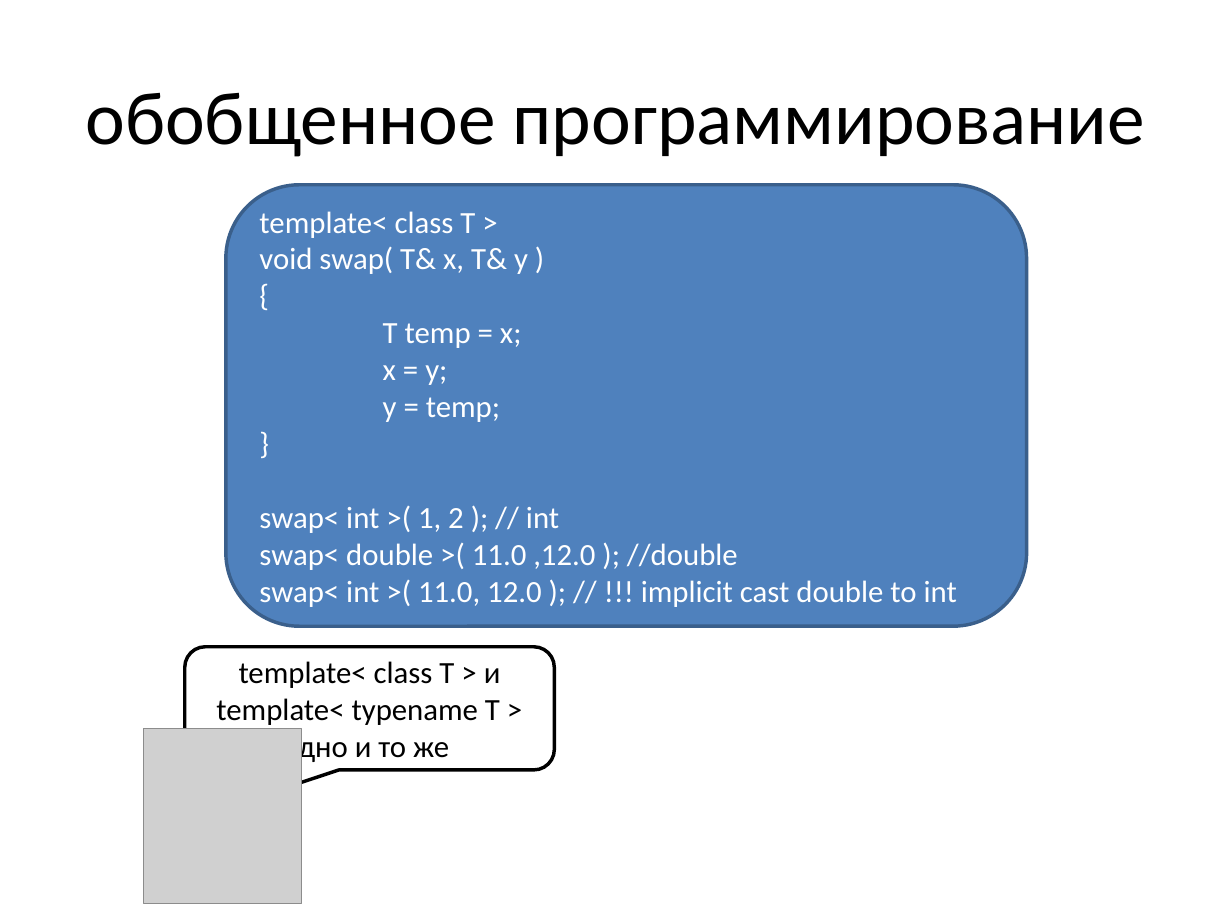
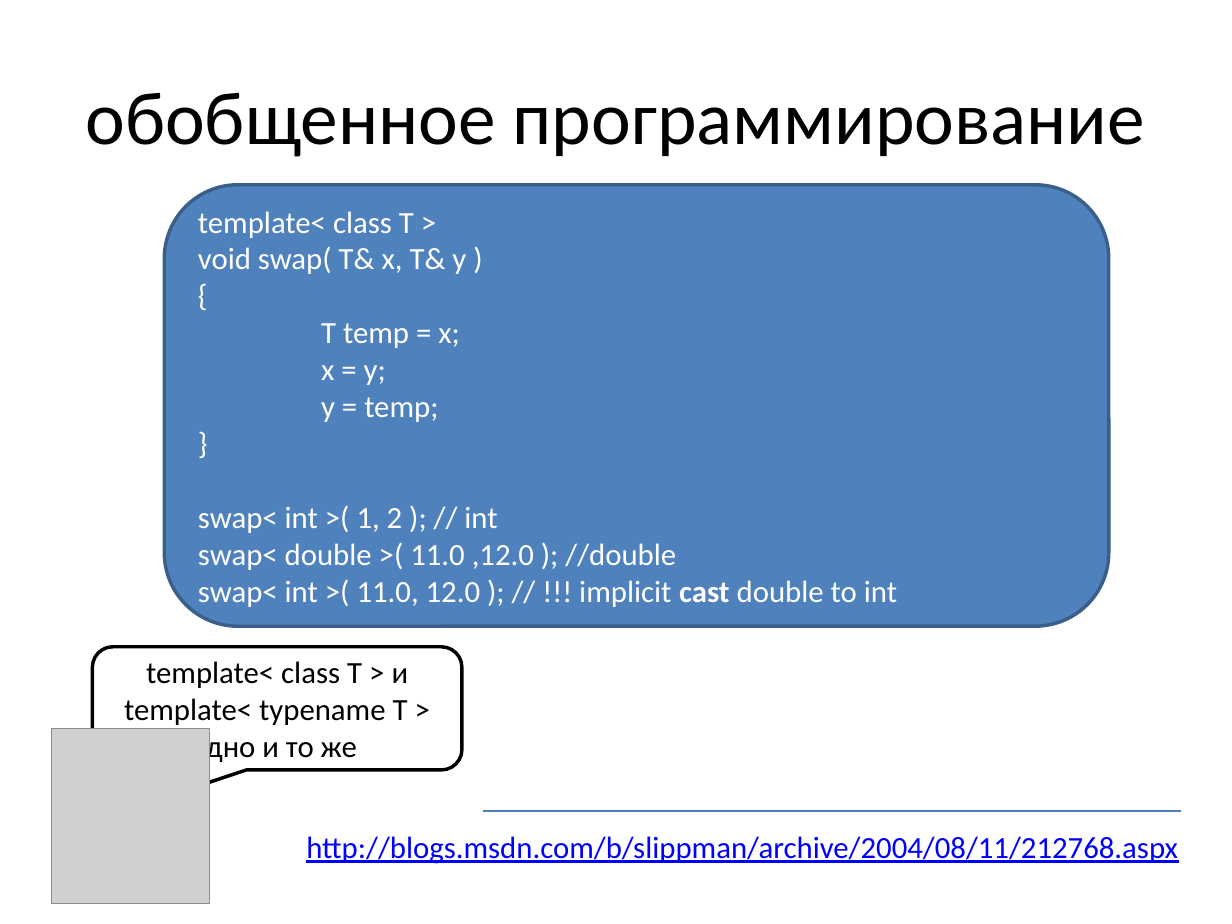
Before and after one commit to tscherkas/cpp_craft_1013, a slide deck: slide 4 of lections/cpp_craft_lec_5_pre.pptx. Drawn at 1232x924 pixels with LibreOffice and Linux fonts; fonts in the diff are those of the drawing; grey boxes stand for pictures. Boxes give left, top, right and bottom in pixels: in the first picture for what was removed or moved away, otherwise in the second. Text is boxed around its words. In the diff, an @@ line names an element or a change of style, - is before the commit and + after.

```diff
--- a/lections/cpp_craft_lec_5_pre.pptx
+++ b/lections/cpp_craft_lec_5_pre.pptx
@@ rounded rectangle "template< class T >" resized from (x1=225, y1=185, x2=1026, y2=626) to (x1=164, y1=185, x2=1109, y2=626) @@
@@ text in rounded rectangle at (x1=198, y1=580, x2=897, y2=607): bold on in "cast" @@
@@ rounded speech box "template< class T > и ..." moved from (x1=185, y1=647, x2=554, y2=770) to (x1=92, y1=647, x2=462, y2=770) @@
@@ picture moved from (x1=144, y1=729, x2=302, y2=904) to (x1=52, y1=729, x2=209, y2=904) @@
@@ text added at (x1=306, y1=836, x2=1178, y2=864), 18 pt, text #0000FF, underline @@
+http://blogs.msdn.com/b/slippman/archive/2004/08/11/212768.aspx
@@ line added from (483, 811) to (1180, 811), #4B7EBC 0.75 pt @@
```
Also in this commit, not shown: 8 other slides changed, 4 other files.
